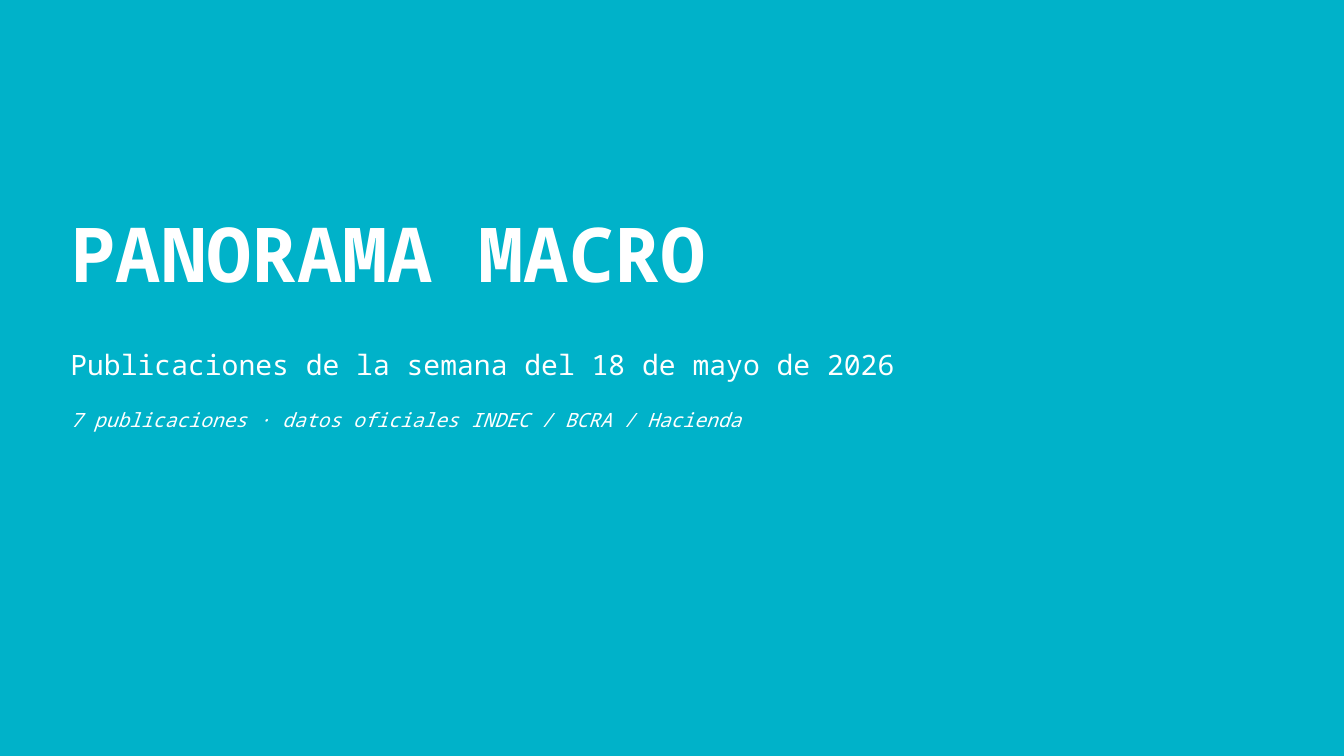
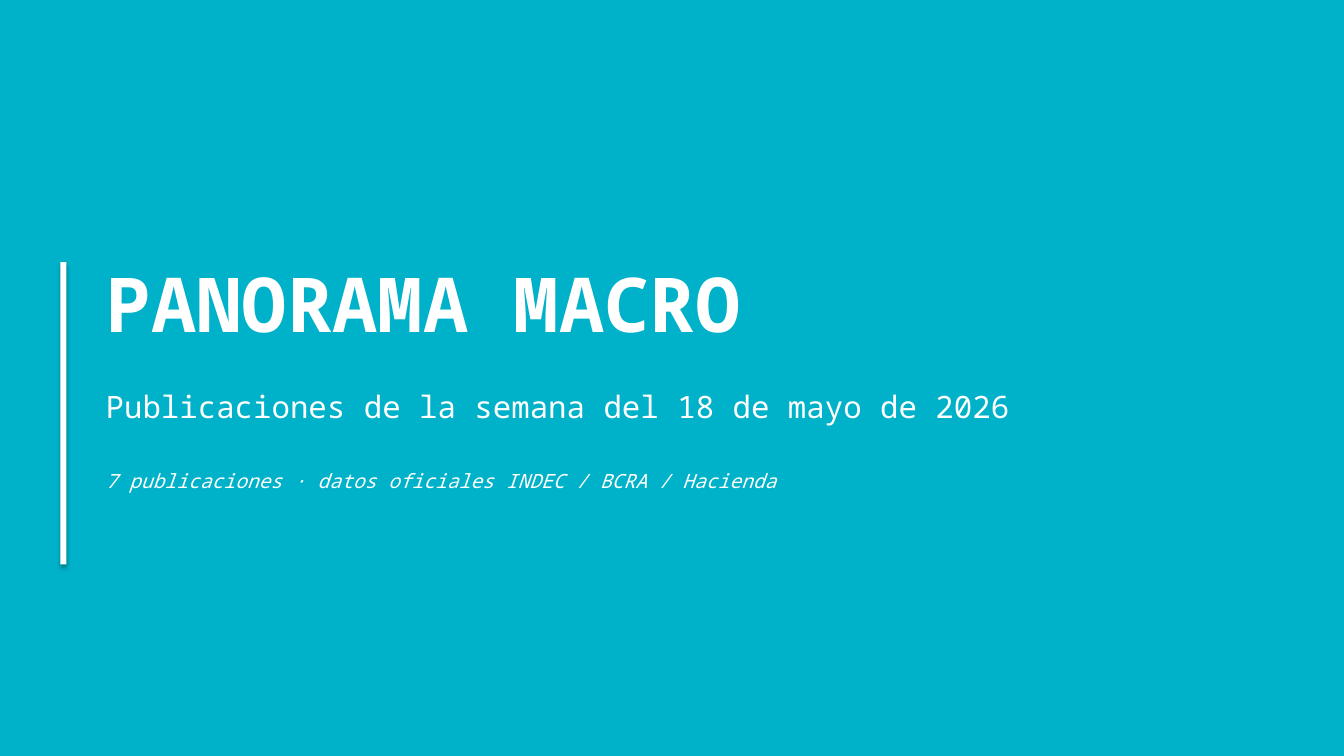
Before and after one commit to nwalovnik/boludos-ppt, a slide deck: slide 1 of publicaciones_semana.pptx. Drawn at 1344x756 pixels with LibreOffice and Linux fonts; fonts in the diff are those of the drawing. Boxes give left, top, right and bottom in pixels: in the first picture for what was removed or moved away, otherwise in the second. Text is boxed around its words. In the diff, an @@ line names an element or a change of style, - is before the commit and + after.

Commit message:
data: update 2026-05-22 (data.json publicaciones_semana.pptx)

```diff
--- a/publicaciones_semana.pptx
+++ b/publicaciones_semana.pptx
@@ rectangle added at [60,262,67,565], fill #FFFFFF @@
@@ text "PANORAMA MACRO": place and size @@
-text "PANORAMA MACRO" at [70,227,706,283]
+text "PANORAMA MACRO" at [106,277,741,333]
@@ text "Publicaciones de la semana del ...": place and size @@
-text "Publicaciones de la semana del ..." at [70,353,894,382]
+text "Publicaciones de la semana del ..." at [106,394,1009,426]
@@ text "Publicaciones de la semana del ..." at [106,394,1009,426]: size 20 to 22 pt @@
@@ text "7 publicaciones · datos oficiales ...": place and size @@
-text "7 publicaciones · datos oficiales ..." at [70,412,741,432]
+text "7 publicaciones · datos oficiales ..." at [106,473,776,493]
```
Also in this commit, not shown: 7 other slides changed, 1 other file.
